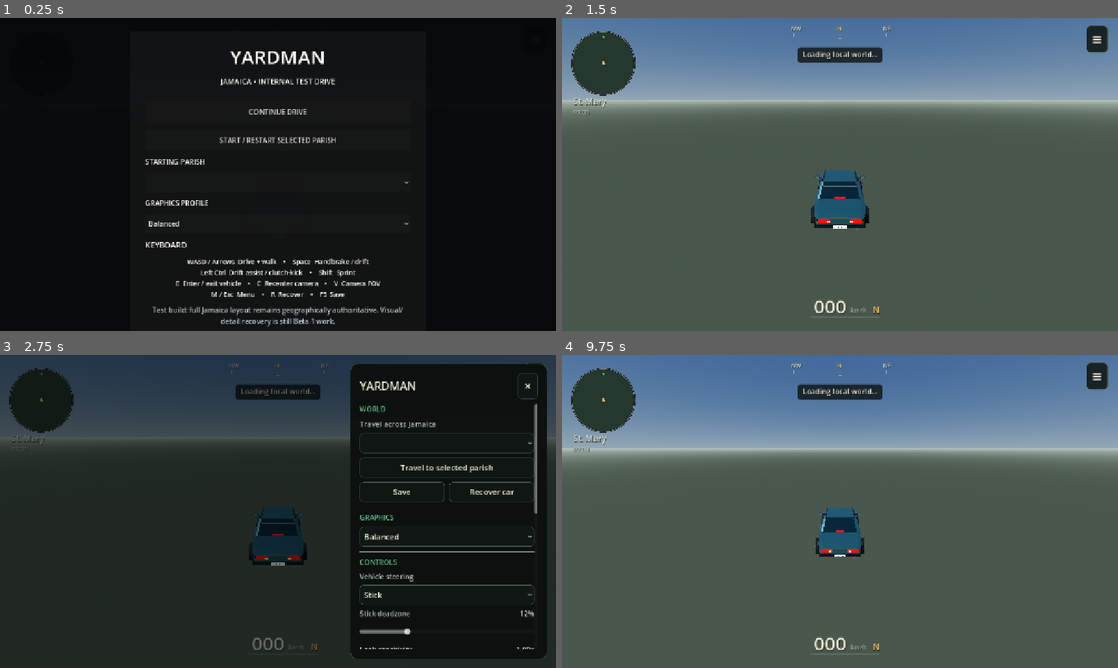
Above: before the commit, frames 1-4 (two rows, left to right).
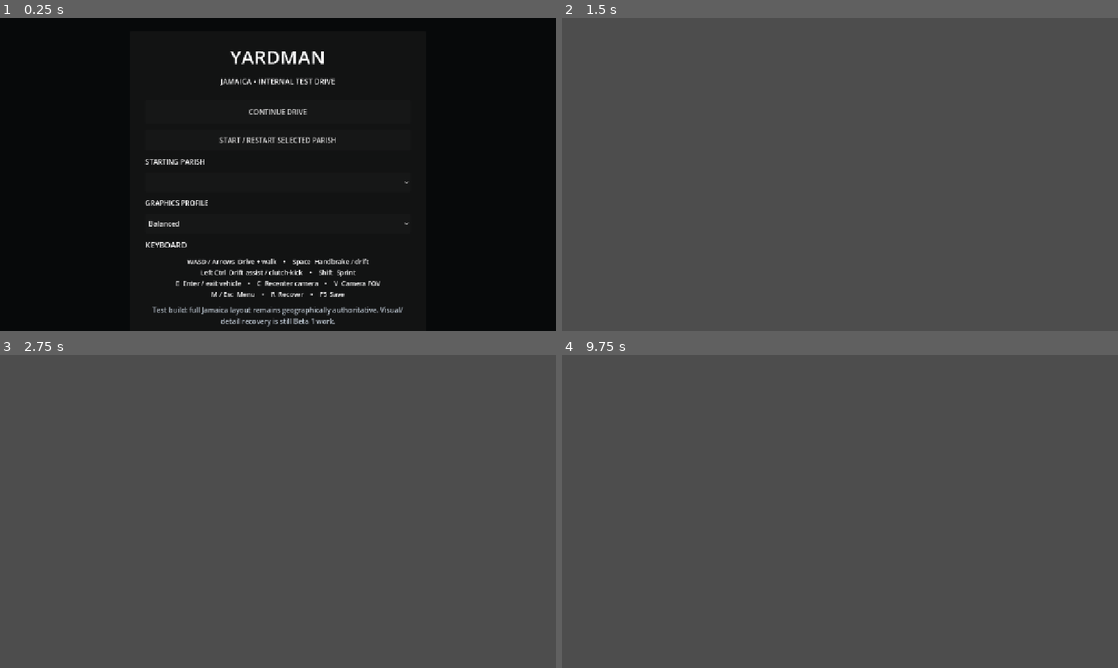
Above: after the commit, the same moments.

Repository: rell28194-rgb/yardman
Game: Godot game, scene res://main.tscn
The game is run twice, just before and just after one commit, with the same random seed, the same clock (stepped at 60 frames per second) and the same inputs.
Inputs (mouse positions are in pixels of both pictures, inside the frame that each line leads up to):
- Up to frame 1 (0.25 s): no input
- Up to frame 2 (1.5 s): click "Balanced" at 0.5 s; click "START / RESTART SELECTED PARI…" at 1.25 s
- Up to frame 3 (2.75 s): click (533, 376) at 2 s, where only the run before the commit has a clickable "≡"
- Up to frame 4 (9.75 s): click (1006, 536) at 2.75 s, where only the run before the commit has a clickable "Balanced"; click (1090, 386) at 3.5 s, where only the run before the commit has a clickable "×"; tap Enter at 4.25, 5.75, 7.25 s; move the mouse to (962, 495) at 4.27 s; hold Right (ui_right) 4.28-5 s; tap E at 4.35 s; click (962, 495) at 4.42 s; tap Space at 4.52, 5, 6.5, 7.52, 8.75 s; drag from (728, 527) to (812, 574) at 5.02 s; move the mouse to (895, 442) at 5.77 s; hold Right (ui_right) 5.78-6.5 s; hold Shift 5.78-6.5 s; drag from (812, 574) to (673, 464) at 6.52 s; move the mouse to (1006, 558) at 7.27 s; hold Left (ui_left) 7.28-8 s; tap M at 7.35 s; click "START / RESTART SELECTED PARI…" at 8 s; drag from (673, 464) to (756, 433) at 8.77 s; move the mouse to (867, 511) at 9.52 s; hold Down (ui_down) from 9.53 s (still down); tap V at 9.6 s; click (867, 511) at 9.67 s

The runs differ from the first frame. In frame 2, 33% of the frame differs, in the area x 0-100%, y 0-96%; in frame 3, 94%, in the area x 0-100%, y 0-100%; in frame 4, 36%.
Error after the commit: Parse Error: Cannot infer the type of "start" variable because the value doesn't have a set type. (res://scripts/vehicle_controller.gd:89)

Commit message:
fix: improve vehicle grip suspension feel and road handling

Diff:
--- a/godot/scripts/vehicle_controller.gd
+++ b/godot/scripts/vehicle_controller.gd
@@ -2,11 +2,13 @@
 class_name YardmanVehicleController
 
 const ModelScript = preload("res://scripts/vehicle_model.gd")
-const MAX_FORWARD_MPS := 42.0
-const MAX_REVERSE_MPS := 7.0
-const GRASS_LIMIT_MPS := 18.0
+const MAX_FORWARD_MPS := 58.0
+const MAX_REVERSE_MPS := 8.5
+const GRASS_LIMIT_MPS := 20.0
 const WHEELBASE_M := 2.56
-const DRIFT_LATERAL_CAP_MPS := 9.5
+const DRIFT_LATERAL_CAP_MPS := 10.5
+const SUSPENSION_RAY_TOP_M := 0.95
+const SUSPENSION_RAY_LENGTH_M := 1.65
 
 var body: CharacterBody3D
 var speed_mps := 0.0
@@ -28,13 +30,17 @@
 var _last_yaw_rate := 0.0
 var _last_throttle := 0.0
 var _lateral_speed := 0.0
+var _probe_normal := Vector3.UP
+var _contact_ratio := 1.0
+var _suspension_compression := 0.35
+var _track_half_m := 0.72
 
 func configure(vehicle: CharacterBody3D) -> void:
     body = vehicle
-    body.floor_snap_length = 0.7
-    body.floor_max_angle = deg_to_rad(52.0)
-    body.floor_stop_on_slope = true
-    body.floor_constant_speed = true
+    body.floor_snap_length = 0.42
+    body.floor_max_angle = deg_to_rad(45.0)
+    body.floor_stop_on_slope = false
+    body.floor_constant_speed = false
     var old_visual := body.get_node_or_null("VisualRig")
     if old_visual != null:
         body.remove_child(old_visual)
@@ -44,6 +50,8 @@
     body.add_child(visual)
     visual.call("build")
     wheelbase_m = clampf(float(visual.get("wheelbase_m")), 1.8, 4.5)
+    var bounds: AABB = visual.get("geometry_bounds")
+    _track_half_m = clampf(bounds.size.x * 0.36, 0.58, 0.92)
     if bool(visual.get("is_reference_model")):
         _fit_reference_collision()
     _ground_basis = Basis.IDENTITY
@@ -55,16 +63,55 @@
         if collision == null or not collision.shape is BoxShape3D:
             continue
         var shape := collision.shape.duplicate() as BoxShape3D
-        shape.size = Vector3(bounds.size.x * 0.97, maxf(bounds.end.y, 1.0), bounds.size.z * 0.97)
+        shape.size = Vector3(bounds.size.x * 0.94, maxf(bounds.size.y * 0.76, 0.92), bounds.size.z * 0.91)
         collision.shape = shape
         var centre := bounds.get_center()
-        collision.position = Vector3(centre.x, shape.size.y * 0.5, centre.z)
+        collision.position = Vector3(centre.x, maxf(shape.size.y * 0.48, 0.46), centre.z)
         break
+
+func _sample_ground_contacts() -> void:
+    if body == null or not body.is_inside_tree() or body.get_world_3d() == null:
+        _probe_normal = Vector3.UP
+        _contact_ratio = 0.0
+        return
+    var space := body.get_world_3d().direct_space_state
+    var axle_z := wheelbase_m * 0.50
+    var points := [
+        Vector3(-_track_half_m, SUSPENSION_RAY_TOP_M, -axle_z),
+        Vector3(_track_half_m, SUSPENSION_RAY_TOP_M, -axle_z),
+        Vector3(-_track_half_m, SUSPENSION_RAY_TOP_M, axle_z),
+        Vector3(_track_half_m, SUSPENSION_RAY_TOP_M, axle_z),
+    ]
+    var normal_sum := Vector3.ZERO
+    var compression_sum := 0.0
+    var contacts := 0
+    for point in points:
+        var start := body.global_transform * point
+        var finish := start - Vector3.UP * SUSPENSION_RAY_LENGTH_M
+        var query := PhysicsRayQueryParameters3D.create(start, finish, 1)
+        query.exclude = [body.get_rid()]
+        query.collide_with_areas = false
+        var hit := space.intersect_ray(query)
+        if hit.is_empty():
+            continue
+        contacts += 1
+        var normal: Vector3 = hit.normal
+        normal_sum += normal.normalized()
+        var distance := start.distance_to(hit.position)
+        compression_sum += clampf((SUSPENSION_RAY_LENGTH_M - distance) / 0.72, 0.0, 1.0)
+    _contact_ratio = float(contacts) / 4.0
+    if contacts > 0:
+        _probe_normal = (normal_sum / float(contacts)).normalized()
+        _suspension_compression = lerpf(_suspension_compression, compression_sum / float(contacts), 0.32)
+    else:
+        _probe_normal = Vector3.UP
+        _suspension_compression = lerpf(_suspension_compression, 0.0, 0.20)
 
 func step(delta: float, throttle: float, turn: float, ready: bool) -> void:
     if body == null or not ready or delta <= 0.0:
         return
     var dt := minf(delta, 0.1)
+    _sample_ground_contacts()
     throttle = clampf(throttle, -1.0, 1.0) if occupied else 0.0
     turn = clampf(turn, -1.0, 1.0) if occupied else 0.0
     _last_throttle = throttle
@@ -77,9 +124,9 @@
         braking = 1.0
     if handbrake:
         braking = maxf(braking, 0.42)
-    var traction := body.is_on_floor()
+    var traction := body.is_on_floor() or _contact_ratio >= 0.50
     if braking > 0.01:
-        var brake_deceleration := (10.8 if on_road else 6.6) * braking
+        var brake_deceleration := (12.0 if on_road else 7.2) * braking
         if handbrake and absf(turn) > 0.10 and absf(speed_mps) > 7.0:
             brake_deceleration *= 0.52
         if not traction:
@@ -88,35 +135,36 @@
     elif absf(throttle) > 0.02 and traction:
         var limit := MAX_REVERSE_MPS if throttle < 0.0 else (MAX_FORWARD_MPS if on_road else GRASS_LIMIT_MPS)
         var speed_fraction := clampf(absf(speed_mps) / MAX_FORWARD_MPS, 0.0, 1.0)
-        var acceleration := (6.7 - 2.2 * speed_fraction) * absf(throttle)
+        var acceleration := (7.6 - 3.0 * speed_fraction) * absf(throttle)
         if throttle < 0.0:
+            acceleration *= 0.67
+        if not on_road:
             acceleration *= 0.70
-        if not on_road:
-            acceleration *= 0.72
         if absf(speed_mps) < limit:
             speed_mps += signf(throttle) * acceleration * dt
             speed_mps = clampf(speed_mps, -MAX_REVERSE_MPS, MAX_FORWARD_MPS)
-    var rolling_drag := 0.10 + absf(speed_mps) * absf(speed_mps) * 0.0012
+    var rolling_drag := 0.085 + absf(speed_mps) * absf(speed_mps) * 0.00072
     if not on_road:
-        rolling_drag += 0.62 + absf(speed_mps) * absf(speed_mps) * 0.0035
+        rolling_drag += 0.68 + absf(speed_mps) * absf(speed_mps) * 0.0037
         if speed_mps > GRASS_LIMIT_MPS:
-            rolling_drag += 2.0 + (speed_mps - GRASS_LIMIT_MPS) * 0.30
+            rolling_drag += 2.2 + (speed_mps - GRASS_LIMIT_MPS) * 0.32
     if traction:
         speed_mps = move_toward(speed_mps, 0.0, rolling_drag * dt)
     if absf(speed_mps) < 0.055 and absf(throttle) < 0.02:
         speed_mps = 0.0
-    _steer = move_toward(_steer, turn, dt * 5.8)
-    var steering_limit := lerpf(deg_to_rad(34.0), deg_to_rad(10.0), clampf(absf(speed_mps) / MAX_FORWARD_MPS, 0.0, 1.0))
+    _steer = move_toward(_steer, turn, dt * 6.5)
+    var speed_fraction := clampf(absf(speed_mps) / MAX_FORWARD_MPS, 0.0, 1.0)
+    var steering_limit := lerpf(deg_to_rad(36.0), deg_to_rad(13.0), pow(speed_fraction, 0.72))
     steering_angle = -_steer * steering_limit
     var yaw_rate := speed_mps * tan(steering_angle) / wheelbase_m
     var drift_mode := on_road and traction and absf(speed_mps) > 7.0 and absf(_steer) > 0.12 and (handbrake or drift_assist)
-    var grip := 8.4 if on_road else 4.8
+    var grip_accel := 13.8 if on_road else 6.2
     if drift_mode:
-        grip = 11.8 if drift_assist else 10.2
+        grip_accel = 11.0 if drift_assist else 9.4
     elif handbrake:
-        grip *= 0.68
-    var yaw_cap := 1.35 if drift_mode else 1.12
-    var yaw_limit := minf(yaw_cap, grip / maxf(absf(speed_mps), 1.0))
+        grip_accel *= 0.62
+    var yaw_cap := 1.55 if drift_mode else 1.40
+    var yaw_limit := minf(yaw_cap, grip_accel / maxf(absf(speed_mps), 1.0))
     yaw_rate = clampf(yaw_rate, -yaw_limit, yaw_limit) if traction else 0.0
     body.rotate_y(yaw_rate * dt)
     _last_yaw_rate = yaw_rate
@@ -127,20 +175,17 @@
     if traction:
         var longitudinal := horizontal.dot(forward_2d)
         var lateral := horizontal.dot(right_2d)
-        var longitudinal_response := 13.0 if on_road else 7.0
+        var longitudinal_response := 15.0 if on_road else 7.0
         longitudinal = lerpf(longitudinal, speed_mps, 1.0 - exp(-longitudinal_response * dt))
         if drift_mode:
-            var slip_fraction := 0.34 if drift_assist else 0.26
-            var slip_bonus := 2.0 if drift_assist else 0.8
+            var slip_fraction := 0.38 if drift_assist else 0.30
+            var slip_bonus := 2.2 if drift_assist else 0.9
             var lateral_target := -_steer * minf(absf(speed_mps) * slip_fraction + slip_bonus, DRIFT_LATERAL_CAP_MPS)
-            var slip_response := 3.8 if drift_assist else 2.7
+            var slip_response := 3.7 if drift_assist else 2.6
             lateral = lerpf(lateral, lateral_target, 1.0 - exp(-slip_response * dt))
-            # Yaw rotates the previous world velocity into the current body frame.
-            # Enforce the same hard lateral cap used by the slip target so a
-            # transient projection cannot exceed the controller's drift envelope.
             lateral = clampf(lateral, -DRIFT_LATERAL_CAP_MPS, DRIFT_LATERAL_CAP_MPS)
         else:
-            var lateral_response := 9.5 if on_road else 5.5
+            var lateral_response := 7.2 if on_road else 4.8
             lateral = lerpf(lateral, 0.0, 1.0 - exp(-lateral_response * dt))
         _lateral_speed = lateral
         drift_angle_deg = rad_to_deg(atan2(absf(lateral), maxf(absf(longitudinal), 0.1)))
@@ -152,7 +197,7 @@
         _lateral_speed = 0.0
     body.velocity.x = horizontal.x
     body.velocity.z = horizontal.y
-    body.velocity.y = -1.2 if traction else body.velocity.y - 23.0 * dt
+    body.velocity.y = -0.65 if body.is_on_floor() else body.velocity.y - 20.5 * dt
     var before := body.global_position
     body.move_and_slide()
     odometer_m += Vector2(body.global_position.x - before.x, body.global_position.z - before.z).length()
@@ -160,36 +205,37 @@
         speed_mps = Vector2(body.velocity.x, body.velocity.z).dot(Vector2(forward.x, forward.z))
     _last_acceleration = (speed_mps - previous_speed) / dt
     _update_visual(dt, forward, braking)
-    var ratios := [400.0, 230.0, 170.0, 135.0, 106.0]
+    var ratios := [405.0, 245.0, 178.0, 132.0, 101.0]
     var ratio: float = ratios[_gear_index()]
-    var target_rpm := clampf(950.0 + absf(speed_mps) * ratio + absf(throttle) * 350.0, 850.0, 6500.0) if occupied else 0.0
-    engine_rpm = lerpf(engine_rpm, target_rpm, 1.0 - exp(-dt * 8.0))
+    var target_rpm := clampf(900.0 + absf(speed_mps) * ratio + absf(throttle) * 520.0, 820.0, 6900.0) if occupied else 0.0
+    engine_rpm = lerpf(engine_rpm, target_rpm, 1.0 - exp(-dt * 9.0))
 
 func _update_visual(delta: float, forward: Vector3, braking: float) -> void:
     if visual == null:
         return
-    if body.is_on_floor():
-        var up := body.get_floor_normal().normalized()
-        var ahead := forward.slide(up).normalized()
-        if ahead.length_squared() > 0.01:
-            var desired_basis := body.global_basis.inverse() * Basis.looking_at(ahead, up)
-            _ground_basis = _ground_basis.slerp(desired_basis, 1.0 - exp(-delta * 7.0)).orthonormalized()
+    var up := _probe_normal if _contact_ratio >= 0.25 else (body.get_floor_normal().normalized() if body.is_on_floor() else Vector3.UP)
+    var ahead := forward.slide(up).normalized()
+    if ahead.length_squared() > 0.01:
+        var desired_basis := body.global_basis.inverse() * Basis.looking_at(ahead, up)
+        _ground_basis = _ground_basis.slerp(desired_basis, 1.0 - exp(-delta * 8.5)).orthonormalized()
     visual.basis = _ground_basis
-    var body_pitch := clampf(_last_acceleration * 0.0038, -0.055, 0.035)
-    var body_roll := clampf(-_last_yaw_rate * speed_mps * 0.0060, -0.07, 0.07)
+    var suspension_y := lerpf(0.055, -0.035, _suspension_compression)
+    visual.position.y = lerpf(visual.position.y, suspension_y, 1.0 - exp(-delta * 10.0))
+    var body_pitch := clampf(_last_acceleration * 0.0048, -0.070, 0.046)
+    var body_roll := clampf(-_last_yaw_rate * speed_mps * 0.0068, -0.09, 0.09)
     if drifting:
-        body_roll = clampf(body_roll - signf(_lateral_speed) * 0.018, -0.085, 0.085)
+        body_roll = clampf(body_roll - signf(_lateral_speed) * 0.022, -0.11, 0.11)
     visual.call("update_motion", delta, speed_mps, steering_angle, braking, speed_mps < -0.15, occupied, body_pitch, body_roll)
 
 func _gear_index() -> int:
     var forward_speed := absf(speed_mps)
-    if forward_speed < 8.0:
+    if forward_speed < 9.0:
         return 0
-    if forward_speed < 15.0:
+    if forward_speed < 18.0:
         return 1
-    if forward_speed < 23.0:
+    if forward_speed < 29.0:
         return 2
-    if forward_speed < 32.0:
+    if forward_speed < 42.0:
         return 3
     return 4
 
@@ -215,10 +261,14 @@
     _last_throttle = 0.0
     _last_acceleration = 0.0
     _last_yaw_rate = 0.0
+    _probe_normal = Vector3.UP
+    _contact_ratio = 1.0
+    _suspension_compression = 0.35
     engine_rpm = 900.0 if occupied else 0.0
     _ground_basis = Basis.IDENTITY
     if body != null:
         body.velocity = Vector3.ZERO
     if visual != null:
         visual.basis = Basis.IDENTITY
+        visual.position.y = 0.0
         visual.call("update_motion", 1.0, 0.0, 0.0, 0.0, false, occupied, 0.0, 0.0)
